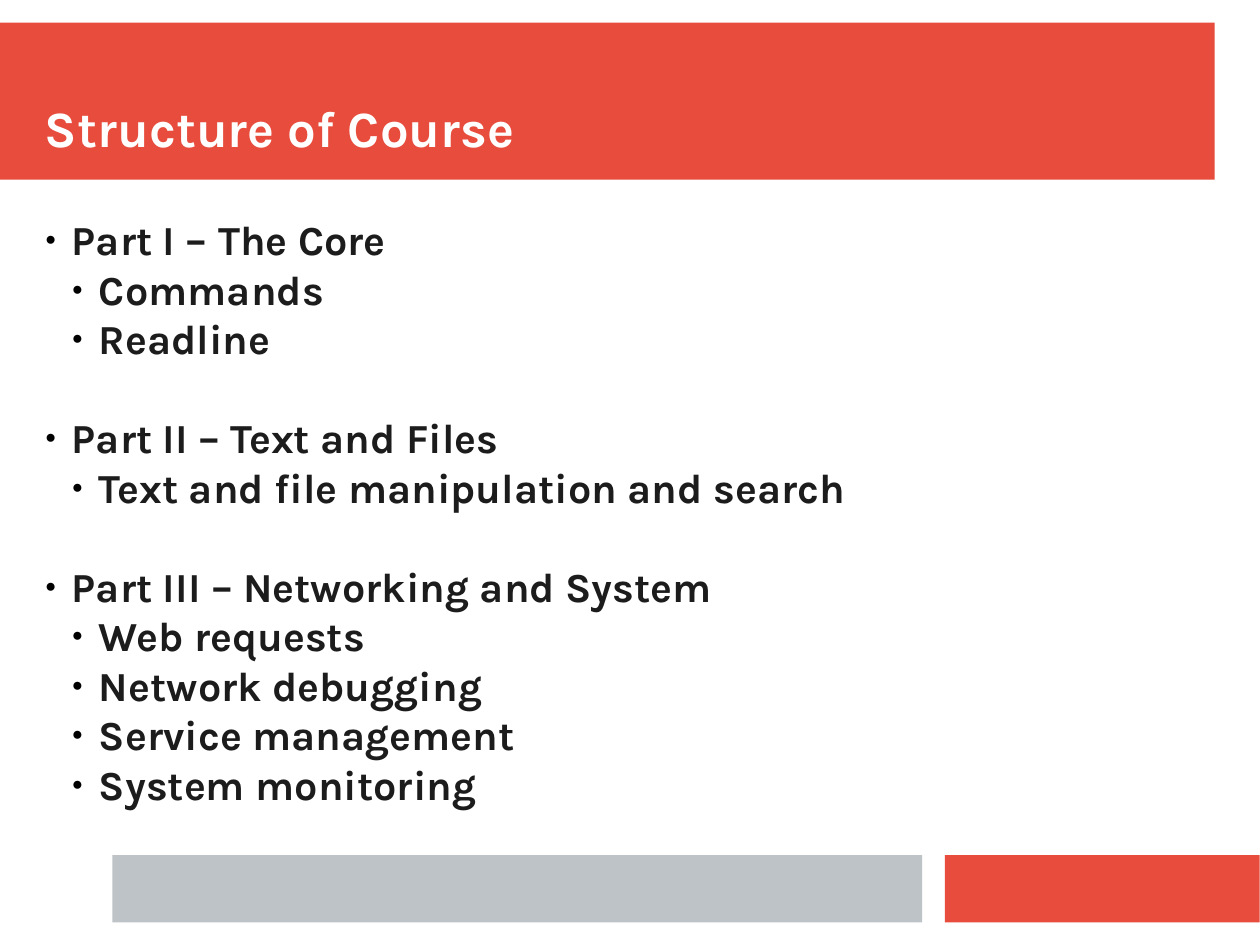
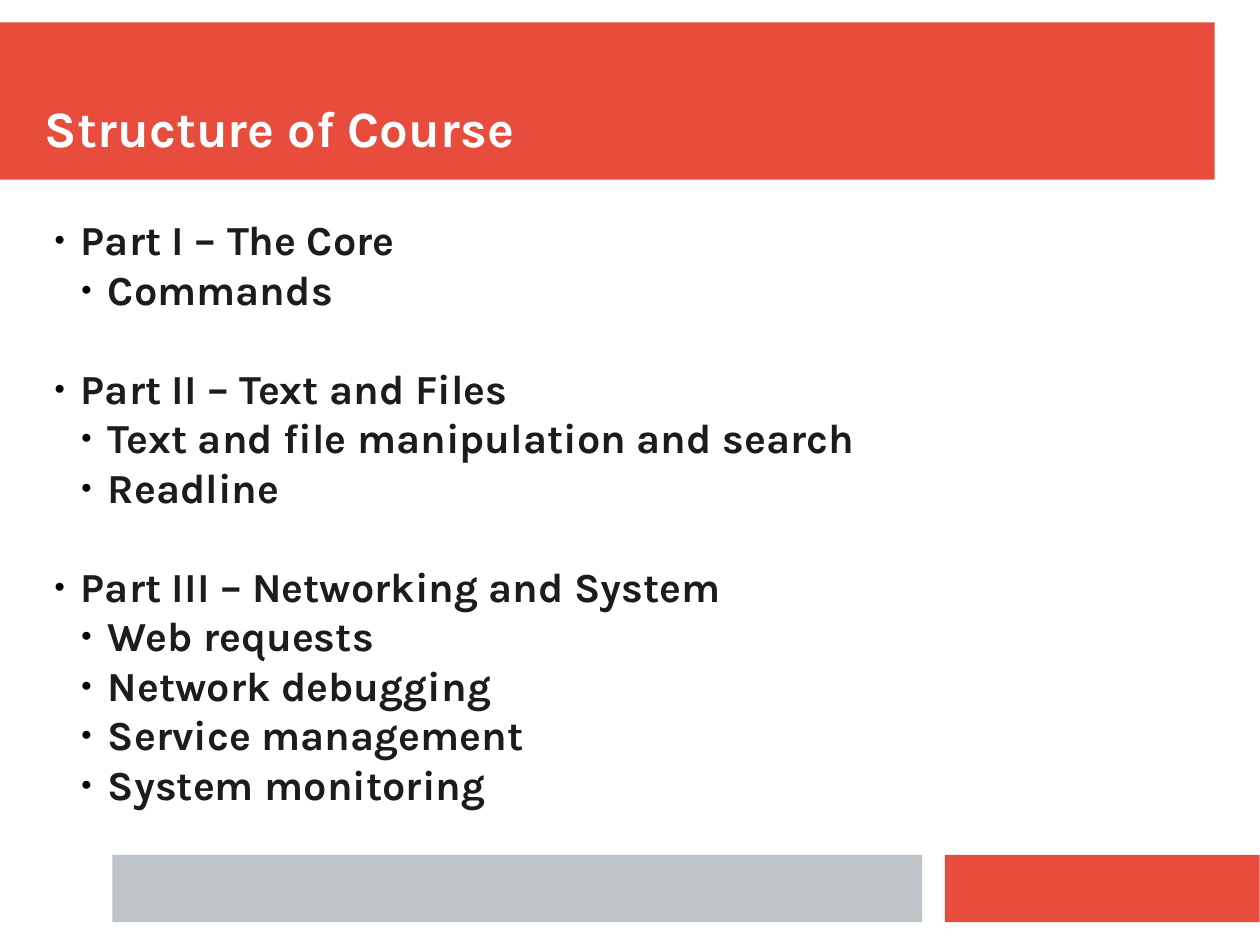
Before and after one commit to ianmiell/introduction-to-the-command-line, a slide deck: slide 6 of slides/introduction_to_the_command_line.pptx. Drawn at 1260x945 pixels with LibreOffice and Linux fonts; fonts in the diff are those of the drawing. Boxes give left, top, right and bottom in pixels: in the first picture for what was removed or moved away, otherwise in the second. Text is boxed around its words. In the diff, an @@ line names an element or a change of style, - is before the commit and + after.

```diff
--- a/slides/introduction_to_the_command_line.pptx
+++ b/slides/introduction_to_the_command_line.pptx
@@ text "Part I – The Core": place and size @@
-text "Part I – The Core" at box(72, 226, 845, 811)
+text "Part I – The Core" at box(81, 226, 854, 811)
@@ text at box(99, 324, 271, 355): paragraph removed @@
-  ● Readline
@@ text at box(108, 473, 280, 504): paragraph added @@
+  ● Readline
```
Also in this commit, not shown: 3 other slides changed, 17 slides added, 1 slide removed.
